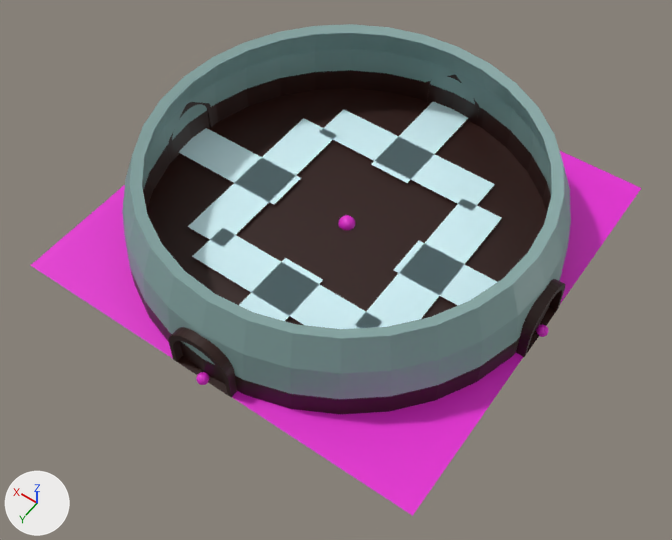
The glTF model res/models/placement/dome/dome_5x5.gltf as it was, and as the next commit left it.
Both versions are drawn from a camera (50 mm lens) standing at (-7.9, 11.47, 16.16) and looking at (-0.75, 1.46, 0.42). Every picture has the same lights, and +X, +Y and +Z are marked at lower left. The older version comes first. Where no turn or scale is listed for an object, it has been applied to the vertices. Vertices at exactly the same position are counted once.
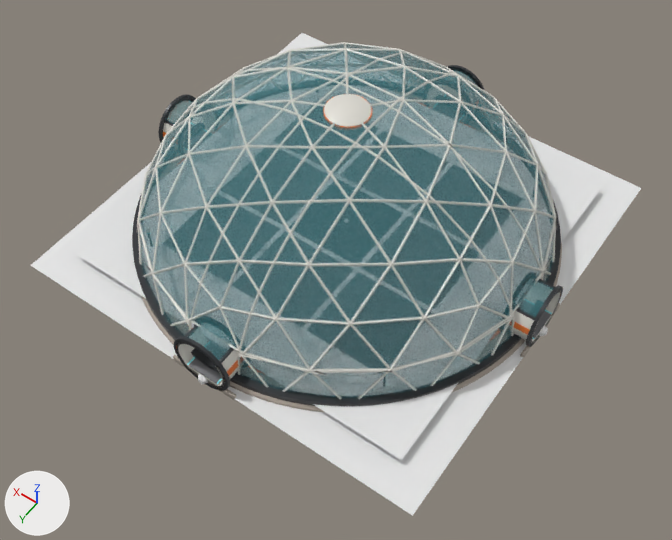
Boxes [x1, y1, x2, y2] around the edits, measured in the pictures (672 x 540 px):
'DomeSmall', added: after [132, 42, 563, 412]
'Sphere', deleted: before [122, 24, 571, 414]
'%P%Footprint', recoloured: [31, 150, 641, 516] in both
'%P%Interior', added: after [76, 161, 601, 460]
'Plane.002', deleted: before [179, 118, 337, 246]
'Plane.003', deleted: before [355, 198, 501, 327]
'Plane.005', deleted: before [192, 228, 383, 329]
'Plane.004', deleted: before [319, 102, 495, 211]
'Cylinder.001', deleted: before [169, 327, 237, 397]
'Cylinder.003', deleted: before [516, 279, 565, 357]
'Cylinder.002', deleted: before [169, 102, 213, 162]
'Cylinder', deleted: before [424, 74, 479, 125]
'%P%Center', recoloured: [338, 215, 355, 230] in both
'%P%AnchorIn.002', recoloured, reshaped, moved, rescaled: before [196, 372, 209, 385]; after [198, 374, 208, 384]
'%P%AnchorIn.001', recoloured, reshaped, moved, rescaled: before [536, 324, 549, 337]; after [539, 326, 548, 336]
part 1 of me_sphere_005, built on: before [338, 215, 355, 230]

Diff of the bpy script that builds the scene:
```diff
--- a/res/models/placement/dome/dome_5x5.gltf.py
+++ b/res/models/placement/dome/dome_5x5.gltf.py
@@ mat_p @@
 mat_p = principled_material('%P%')
-mat_p.base_color = (0.8, 0.0178, 0.659)  # pink #e724d4
+mat_p.base_color = (0.8, 0.8, 0.8)  # white #e7e7e7
@@ me_sphere_003 @@
 # used by ob_p_anchorin_002; location = (0.0, 5.01, 0.01); scale = (0.131, 0.131, 0.131)
-me_sphere_003.from_pydata(...)  # 482 vertices, 960 faces; spans x -1.0..1.0, y -1.0..1.0, z -1.0..1.0
+me_sphere_003.from_pydata(...)  # 12 vertices, 20 faces; spans x -0.89..0.89, y -0.85..0.85, z -1.0..1.0
+# me_sphere_003 part 3: 480 vertices removed from x -1.0..1.0, y -1.0..1.0, z -0.98..0.98; 10 vertices added at x -0.89..0.89, y -0.85..0.85, z -0.45..0.45
 me_sphere_003.materials.append(mat_p)
@@ me_sphere_004 @@
 # used by ob_p_anchorin_001; location = (-5.01, 0.0, 0.01); scale = (0.131, 0.131, 0.131)
-me_sphere_004.from_pydata(...)  # 482 vertices, 960 faces; spans x -1.0..1.0, y -1.0..1.0, z -1.0..1.0
+me_sphere_004.from_pydata(...)  # 12 vertices, 20 faces; spans x -0.89..0.89, y -0.85..0.85, z -1.0..1.0
+# me_sphere_004 part 2: 480 vertices removed from x -1.0..1.0, y -1.0..1.0, z -0.98..0.98; 10 vertices added at x -0.89..0.89, y -0.85..0.85, z -0.45..0.45
 me_sphere_004.materials.append(mat_p)
@@ me_sphere_005 @@
 # used by ob_p_center; location = (0.01, -0.04, 0.01); scale = (0.196, 0.196, 0.196)
-me_sphere_005.from_pydata(...)  # 482 vertices, 960 faces; spans x -1.0..1.0, y -1.0..1.0, z -1.0..1.0
+me_sphere_005.from_pydata(...)  # 12 vertices, 20 faces; spans x -0.89..0.89, y -0.85..0.85, z -1.0..1.0
+# me_sphere_005 part 1: 480 vertices removed from x -1.0..1.0, y -1.0..1.0, z -0.98..0.98; 10 vertices added at x -0.89..0.89, y -0.85..0.85, z -0.45..0.45
 me_sphere_005.materials.append(mat_p)
@@ me_p_interior @@
+me_p_interior.from_pydata([(-4.27, -4.27, 0.0), (4.27, -4.27, 0.0), (4.27, 4.27, 0.0), (-4.27, 4.27, 0.0)], [], [(0, 1, 2), (0, 2, 3)])
+me_p_interior.materials.append(mat_p)  # white #e7e7e7
@@ ob_cylinder @@
-ob_cylinder = bpy.data.objects.new('Cylinder', me_cylinder)
@@ ob_sphere @@
-ob_sphere = bpy.data.objects.new('Sphere', me_sphere)
@@ ob_cylinder_001 @@
-ob_cylinder_001 = bpy.data.objects.new('Cylinder.001', me_cylinder_001)
@@ ob_cylinder_002 @@
-ob_cylinder_002 = bpy.data.objects.new('Cylinder.002', me_cylinder_002)
@@ ob_cylinder_003 @@
-ob_cylinder_003 = bpy.data.objects.new('Cylinder.003', me_cylinder_003)
@@ ob_plane_002 @@
-ob_plane_002 = bpy.data.objects.new('Plane.002', me_plane_003)
@@ ob_plane_003 @@
-ob_plane_003 = bpy.data.objects.new('Plane.003', me_plane_005)
@@ ob_plane_004 @@
-ob_plane_004 = bpy.data.objects.new('Plane.004', me_plane_006)
@@ ob_plane_005 @@
-ob_plane_005 = bpy.data.objects.new('Plane.005', me_plane_007)
@@ ob_p_anchorin_002 @@
 ob_p_anchorin_002 = bpy.data.objects.new('%P%AnchorIn.002', me_sphere_003)
-ob_p_anchorin_002.location = (0.0, 5.01, 0.01)
-ob_p_anchorin_002.scale = (0.131, 0.131, 0.131)
+ob_p_anchorin_002.location = (0.0, 5.0, 0.01)
+ob_p_anchorin_002.scale = (0.13, 0.13, 0.13)
@@ ob_p_anchorin_001 @@
 ob_p_anchorin_001 = bpy.data.objects.new('%P%AnchorIn.001', me_sphere_004)
-ob_p_anchorin_001.location = (-5.01, 0.0, 0.01)
-ob_p_anchorin_001.scale = (0.131, 0.131, 0.131)
+ob_p_anchorin_001.location = (-5.0, 0.0, 0.01)
+ob_p_anchorin_001.scale = (0.13, 0.13, 0.13)
@@ ob_domesmall @@
+ob_domesmall = bpy.data.objects.new('DomeSmall', me_domesmall)  # 8068 vertices, 16984 faces; spans x -5.0..5.0, y -5.0..5.0, z -0.25..3.62; in mat_concrete (grey #aaa095), mat_frame_graphite (dark grey #35373a), mat_accent_orange (orange #ed7c30), mat_hull_white (light grey #dfddd4), mat_floor_deck (grey #6f6f73), mat_light_cyan (cyan #95f9ff), mat_hull_grey (grey #959799), mat_glass_teal (cyan #50959e)
+ob_domesmall.location = (0.0, 0.0, 0.0)
@@ ob_p_interior @@
+ob_p_interior = bpy.data.objects.new('%P%Interior', me_p_interior)
+ob_p_interior.location = (0.0, 0.0, 0.17)
```
